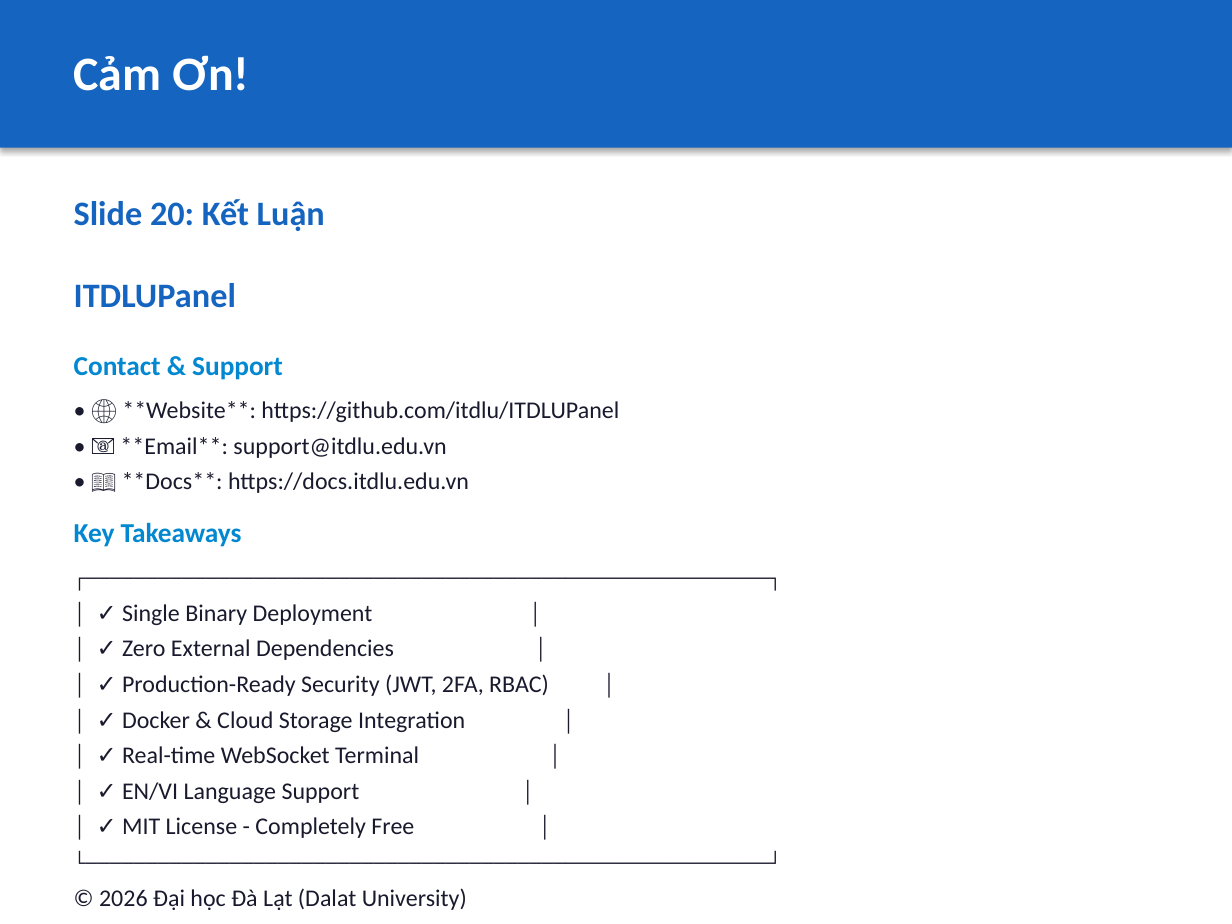
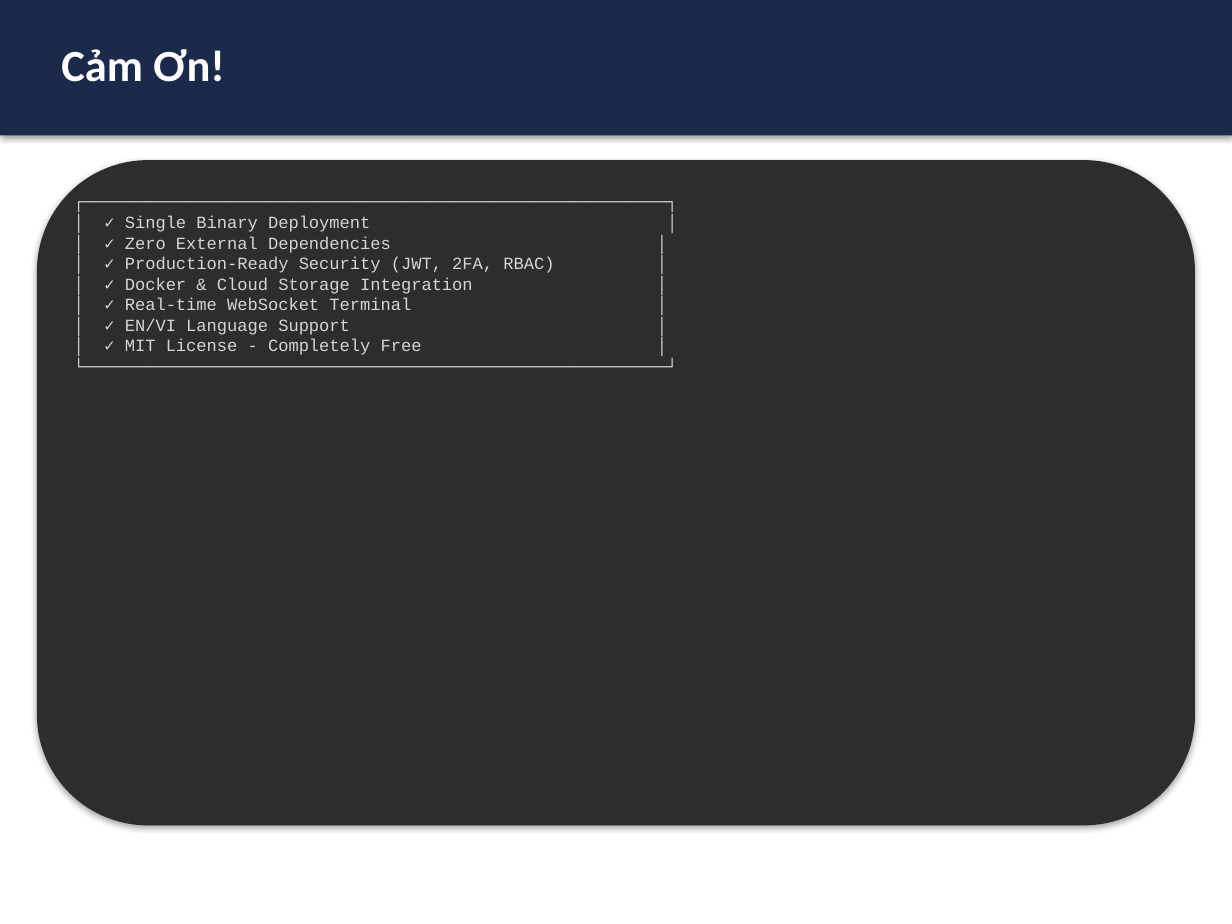
Before and after one commit to NguyenVanHuyDung/ITDLUPanel, a slide deck: slide 22 of docs/slides/01-introduction.pptx (slide 21 before the commit). Drawn at 1232x924 pixels with LibreOffice and Linux fonts; fonts in the diff are those of the drawing. Boxes give left, top, right and bottom in pixels: in the first picture for what was removed or moved away, otherwise in the second. Text is boxed around its words. In the diff, an @@ line names an element or a change of style, - is before the commit and + after.

```diff
--- a/docs/slides/01-introduction.pptx
+++ b/docs/slides/01-introduction.pptx
@@ rectangle: place and size @@
-rectangle at (0, 0, 1232, 148)
+rectangle at (0, 0, 1232, 136)
@@ rectangle at (0, 0, 1232, 136): fill #1565C0 to #1B2A4A @@
@@ text "Cảm Ơn!": place and size @@
-text "Cảm Ơn!" at (74, 55, 249, 91)
+text "Cảm Ơn!" at (61, 49, 225, 82)
@@ text "Cảm Ơn!" at (61, 49, 225, 82): size 28 to 26 pt @@
@@ rounded rectangle added at (37, 160, 1195, 825), fill #2D2D2D @@
@@ text "┌─────────────────────────────────────────────────────────┐" at (125, 215, 554, 355): size 14 to 10 pt, font Calibri to Courier New, text colour #1A1A2E to #D4D4D4; less space between paragraphs @@
@@ text at (74, 199, 619, 547): paragraphs removed @@
-Slide 20: Kết Luận
-ITDLUPanel
-Contact & Support
-• 🌐 **Website**: https://github.com/itdlu/ITDLUPanel
-• 📧 **Email**: support@itdlu.edu.vn
-• 📖 **Docs**: https://docs.itdlu.edu.vn
-Key Takeaways
@@ text at (99, 888, 467, 910): paragraph removed @@
-© 2026 Đại học Đà Lạt (Dalat University)
```
Also in this commit, not shown: 21 other slides changed, 1 slide added, 19 other files.
